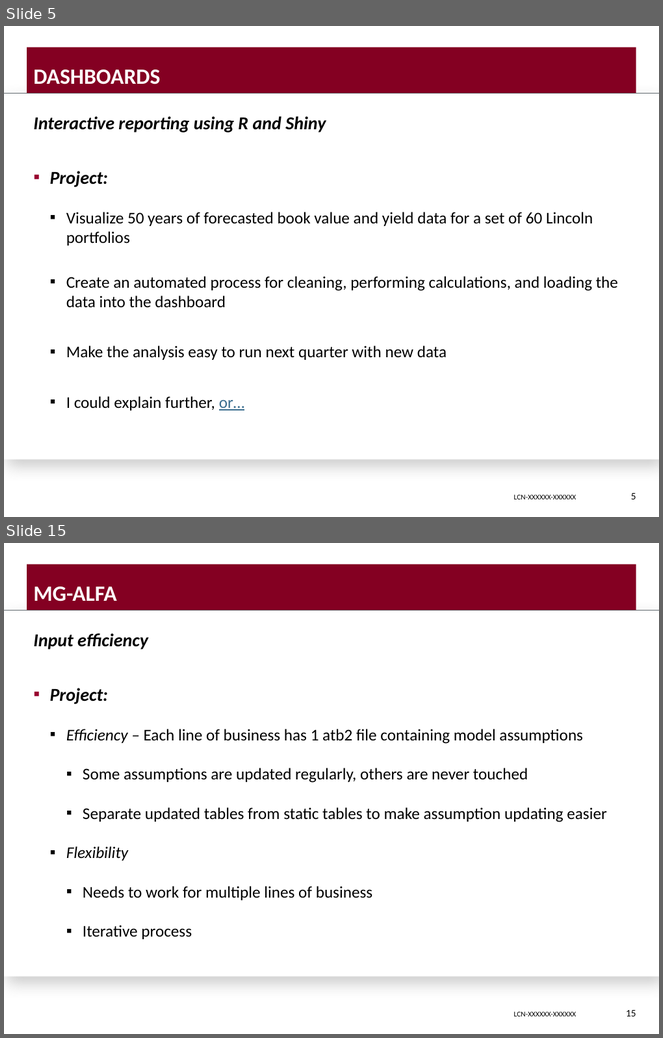
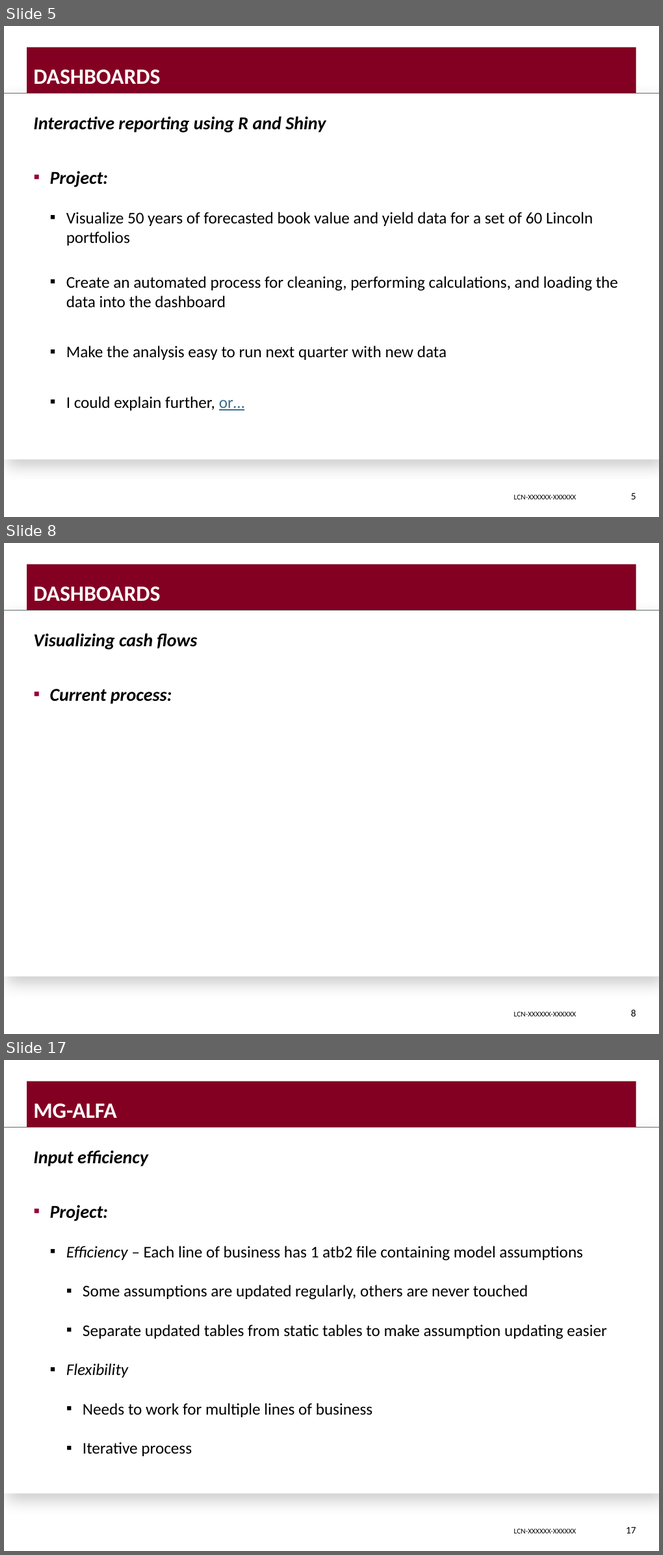
Before and after one commit to DavisVaughan/slides, a slide deck: final-presentation/final-presentation-davis-vaughan.pptx. Shown one above the other, each under a label of ours: slides 5 and 15 before the commit, slides 5, 8 and 17 after it; the slides between them are not shown. The pictures are 663x1038 and 663x1555 pixels, drawn with LibreOffice and Linux fonts; fonts in the diff are those of the drawing; background and template pictures are left out. Boxes give left, top, right and bottom in pixels: in the first picture for what was removed or moved away, otherwise in the second. Text is boxed around its words. In the diff, an @@ line names an element or a change of style, - is before the commit and + after.

```diff
--- a/final-presentation/final-presentation-davis-vaughan.pptx
+++ b/final-presentation/final-presentation-davis-vaughan.pptx
@@ slide 8 added at <box>4,543,659,1034</box>, background picture (left out); not listed: 4 template elements that a slide beside it also shows @@
@@ title added at <box>33,587,160,601</box>, 24 pt, text #FFFFFF, bold @@
+DASHBOARDS
@@ text added at <box>33,633,197,704</box>, 20 pt, text #000000, bold, italic @@
+Visualizing cash flows
+▪ Current process:
@@ page number added at <box>631,1010,636,1017</box>, 11 pt, text #000000 @@
+8
@@ what was slide 15 is now slide 17 @@
@@ page number at <box>626,1527,636,1534</box>: text changed @@
-15
+17
```
Also in this commit, not shown: 12 slides changed, 1 other slide added, 3 slides removed, 2 other files.
